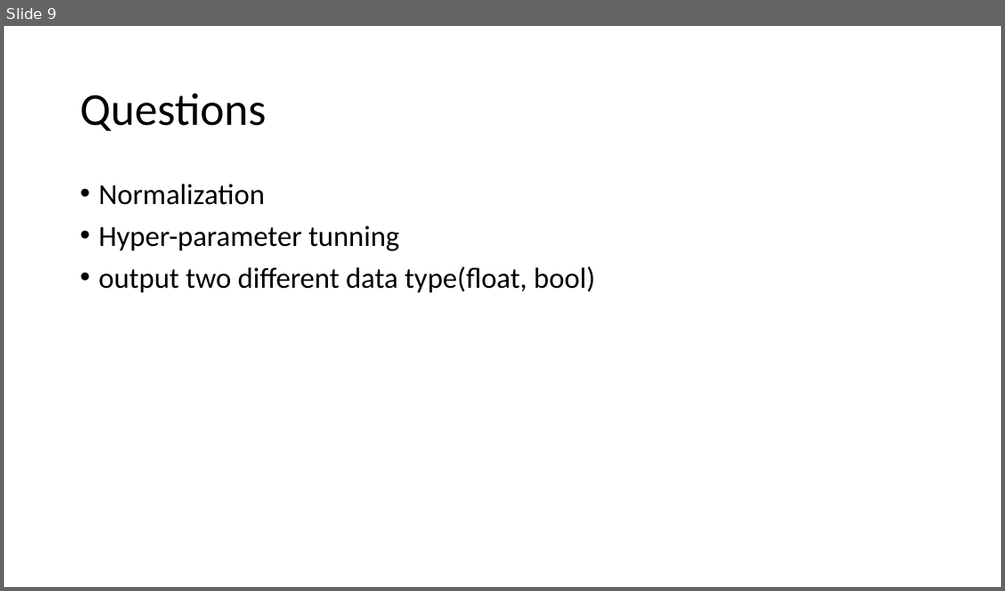
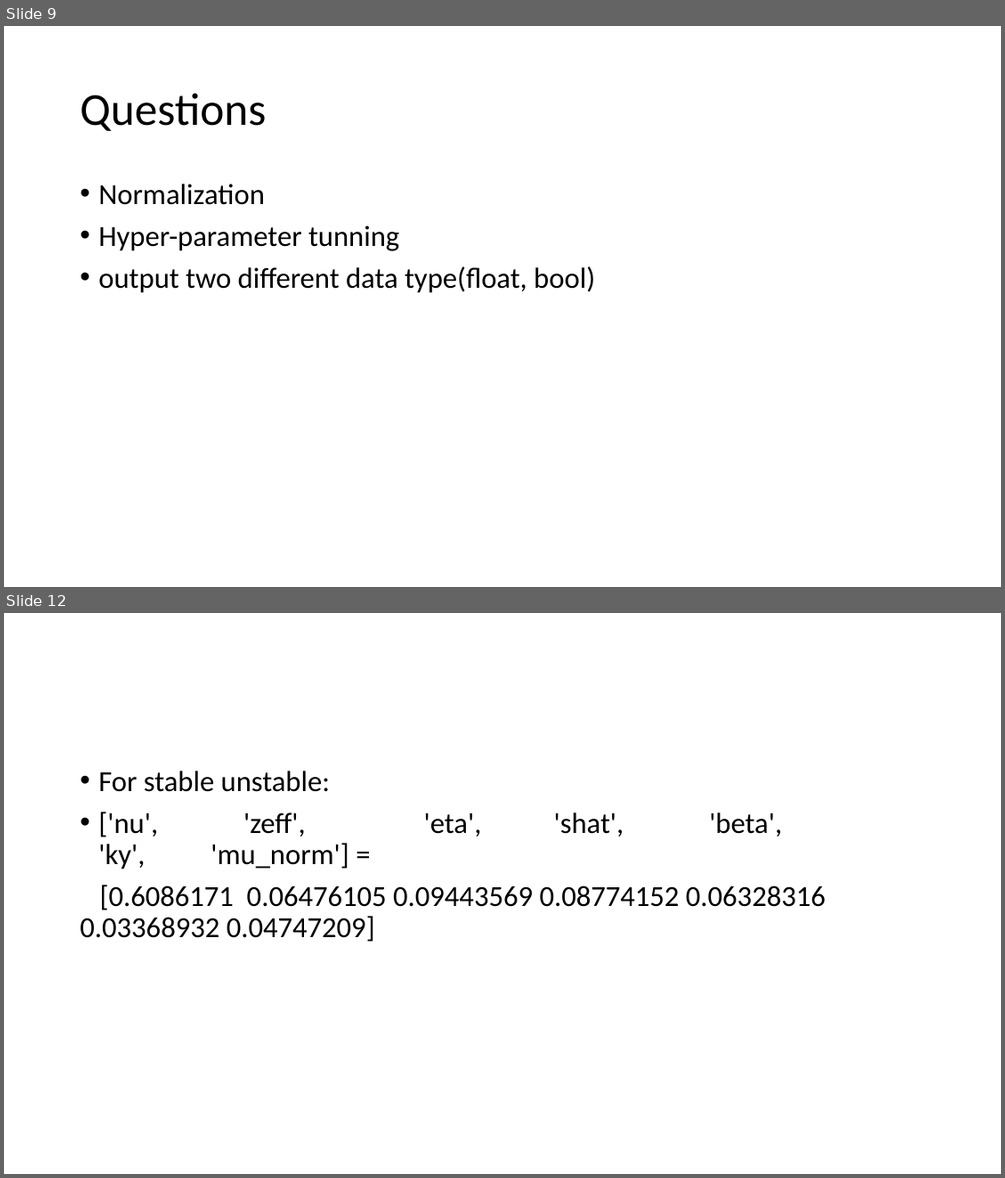
Before and after one commit to maxtcurie/SLiM, a slide deck: SLiM_NN/NN_presentation02_22_2022.pptx. Shown one above the other, each under a label of ours: slide 9 before the commit, slides 9 and 12 after it; the slides between them are not shown. The pictures are 1005x591 and 1005x1178 pixels, drawn with LibreOffice and Linux fonts; fonts in the diff are those of the drawing. Boxes give left, top, right and bottom in pixels: in the first picture for what was removed or moved away, otherwise in the second. Text is boxed around its words. In the diff, an @@ line names an element or a change of style, - is before the commit and + after.

```diff
--- a/SLiM_NN/NN_presentation02_22_2022.pptx
+++ b/SLiM_NN/NN_presentation02_22_2022.pptx
@@ slide 12 added at box(4, 613, 1001, 1174), background #FFFFFF @@
@@ text added at box(80, 771, 825, 941), 28 pt, text #000000 @@
+• For stable unstable:
+• ['nu', 'zeff', 'eta', 'shat', 'beta', 'ky', 'mu_norm'] =
+[0.6086171 0.06476105 0.09443569 0.08774152 0.06328316 0.03368932 0.04747209]
```
Also in this commit, not shown: 3 other slides added, 22 other files.
